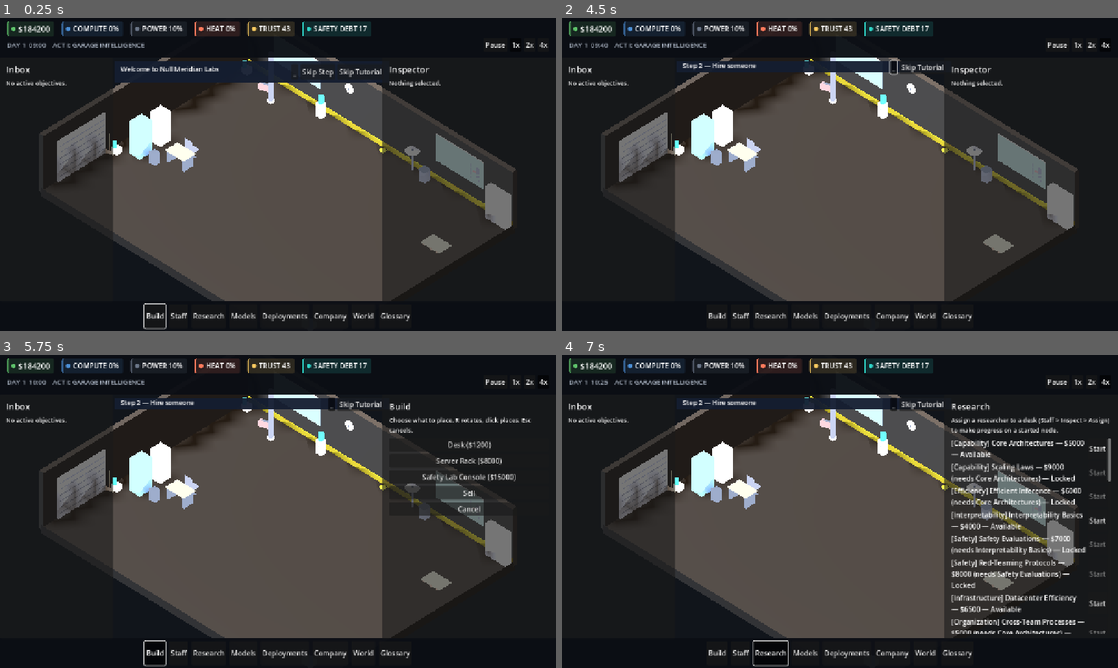
Above: before the commit, frames 1-4 (two rows, left to right).
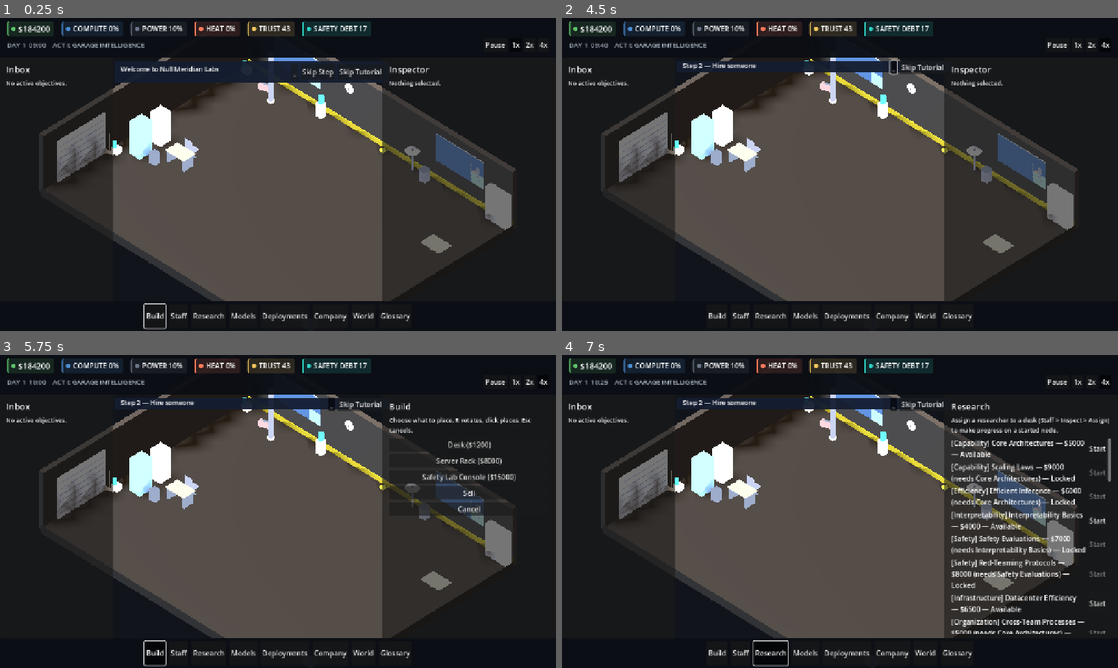
Above: after the commit, the same moments.

Repository: Fartoman94/alignment-pending
Game: Godot game, scene res://scenes/campaign.tscn
Same seed, same stepped clock (60 frames per second), same inputs: the game is played once before the commit and once after it. This scene is started directly instead of the project's main scene.
Inputs:
- Up to frame 1 (0.25 s): no input
- Up to frame 2 (4.5 s): click "Skip Step" at 0.5 s; click "Skip Step" at 1.25 s; click "1x" at 2 s; click "2x" at 2.75 s; click "4x" at 3.5 s; click "_" at 4.25 s
- Up to frame 3 (5.75 s): click "Build" at 5 s
- Up to frame 4 (7 s): click "Staff" at 5.75 s; click "Research" at 6.5 s

The runs differ from the first frame. In frame 1, 0.7% of the frame differs, in the area x 49-87%, y 12-53%; in frame 2, 0.8%; in frame 3, 0.3%; in frame 4, 0.7%.

Commit message:
feat(world): decorative city backdrop visible through office windows [P-KIT-10]
Kit prompt 10 asked for a "decorative, low-cost city layer" — scoped
deliberately to that, not a spatial/explorable city (RealEstateManager
stays the abstract management screen it already is, same reasoning this
project already applies to DatacenterManager; a real explorable city is
a separate, much larger product decision).

New CityBackdrop (SubViewport) bakes a small street scene once per
office build/tier change (render_target_update_mode = UPDATE_ONCE, never
per-frame) using both the new production kit's city assets (cars, a
taller tower) and the original MEGA_ASSET_PACK's own tier-named building
exteriors (imported since that pack's integration, never wired until
now). Scene density scales with the real-estate tier — sparse at
garage, a denser skyline by premium_office/hq_building — and the result
is used as the office windows' texture via Campaign._office_window().

Two real bugs found and fixed by rendering, not by reading the code:
1. SubViewport shares its parent's World3D by default — without
   own_world_3d = true, the street scene's buildings/cars rendered
   directly into the real office instead of into an isolated texture.
2. Using the baked texture as window emission at the old flat-color's
   multiplier overexposed the window to solid white (the backdrop's
   materials are mostly light/pastel) — fixed with a 12% emission scale,
   keeping full-strength albedo for lit detail.

Verified through the real campaign scene at two tiers, and confirmed
"low-cost" held in measured practice: tools/gpu_profile.gd shows no
FPS/draw-call change across all three profiling scenarios.

tools/bootstrap.sh: clean reimport, all 214 smoke tests pass, including
the release-candidate content/provenance validation gate and the real
estate move_to() test (exercises the same tier-rebuild path headless).

Co-Authored-By: Claude Sonnet 5 <noreply@anthropic.com>

Diff:
--- a/game/src/world/campaign.gd
+++ b/game/src/world/campaign.gd
@@ -159,6 +159,15 @@
 ## office" to a "corporate building" (Art Bible's own progression list)
 ## reads as a visible reward, not a purely numeric one.
 var _office_visuals: Node3D
+## Production-kit city layer: a baked (render-once, not per-frame)
+## SubViewport street scene shown through the office windows below —
+## see CityBackdrop's own doc comment for the full "decorative, not a
+## spatial city" scope statement. Lives outside _office_visuals (unlike
+## the walls/windows it feeds) so a tier rebuild can free the old one and
+## build a fresh one for the new tier before the windows that reference
+## its texture are created, without fighting _office_visuals' own
+## clear-all-children loop over the same node.
+var _city_backdrop: CityBackdrop
 
 func _build_office() -> void:
     _office_visuals = Node3D.new()
@@ -176,6 +185,11 @@
         child.queue_free()
     var tier: String = String(RealEstateManager.current_company_tier_def().get("id", "garage"))
     var palette: Dictionary = _office_palette(tier)
+    if _city_backdrop != null:
+        _city_backdrop.queue_free()
+    _city_backdrop = CityBackdrop.new()
+    add_child(_city_backdrop)
+    _city_backdrop.build_for_tier(tier)
     _office_box("Floor", Vector3(0,-0.25,0), Vector3(18,0.5,14), palette["floor"])
     _office_box("BackWall", Vector3(0,1.5,-7), Vector3(18,3.5,0.3), palette["wall"])
     _office_box("LeftWall", Vector3(-9,1.5,0), Vector3(0.3,3.5,14), palette["wall_side"])
@@ -190,8 +204,8 @@
     # "natural light" per the brief's lighting direction, and to give
     # the back wall some silhouette variety instead of one flat plane.
     # Brighter at higher tiers (more/better windows a bigger lease buys).
-    _office_window("BackWallWindowL", Vector3(-5.5, 2.0, -6.82), palette["window_energy"])
-    _office_window("BackWallWindowR", Vector3(5.5, 2.0, -6.82), palette["window_energy"])
+    _office_window("BackWallWindowL", Vector3(-5.5, 2.0, -6.82), palette["window_energy"], _city_backdrop.get_texture())
+    _office_window("BackWallWindowR", Vector3(5.5, 2.0, -6.82), palette["window_energy"], _city_backdrop.get_texture())
     if tier == "garage" or tier == "garage_plus":
         # Mega-asset-pack pass: a real modeled garage door (previously a
         # flat procedural box) — the one concrete, unmistakable "this is
@@ -302,12 +316,29 @@
                 "trim": Color("d97b3f"), "window_energy": 0.6,
             }
 
-func _office_window(name_: String, pos: Vector3, energy: float = 0.6) -> void:
+## city_texture (CityBackdrop's baked, render-once viewport texture) is
+## used as albedo (so the skyline reads under normal scene lighting) plus
+## a much-dimmed emission of the same texture (just enough to still read
+## as "a lit window" from across the room the way the old flat-color
+## glow did, at low ambient light). CITY_EMISSION_SCALE is small and
+## deliberate: the backdrop scene's own materials are mostly light/pastel
+## (white building facades, pale sidewalk) — confirmed by rendering the
+## raw baked texture in isolation — so using it as emission at the same
+## multiplier the old flat "bfe3ff" color used way overexposes the whole
+## window to solid white. The flat emissive color stays as a fallback
+## fill so the window doesn't just go dark before city_texture is ready
+## (SubViewport rendering is a frame or two behind window creation).
+const CITY_EMISSION_SCALE: float = 0.12
+func _office_window(name_: String, pos: Vector3, energy: float = 0.6, city_texture: Texture2D = null) -> void:
     var mi: MeshInstance3D = ProceduralMeshFactory.make_box(name_, Vector3(3.2, 1.6, 0.06), Color("bfe3ff"))
     var mat: StandardMaterial3D = mi.mesh.surface_get_material(0)
     mat.emission_enabled = true
     mat.emission = Color("bfe3ff")
     mat.emission_energy_multiplier = energy
+    if city_texture != null:
+        mat.albedo_texture = city_texture
+        mat.emission_texture = city_texture
+        mat.emission_energy_multiplier = energy * CITY_EMISSION_SCALE
     mi.position = pos
     _office_visuals.add_child(mi)
 
--- /dev/null
+++ b/game/src/world/city_backdrop.gd
@@ -0,0 +1,111 @@
+class_name CityBackdrop
+extends SubViewport
+
+## Production-kit city layer, scoped to the kit's own brief: "decorative,
+## low-cost" (its 10_CITY_AND_REAL_ESTATE.md), not a spatial/explorable
+## city — RealEstateManager stays the deliberate abstract management
+## screen it already is (KNOWN_ISSUES.md/ASSET_PROVENANCE.md's existing
+## "not a literal city map" call, same as DatacenterManager). This is a
+## small baked street scene rendered into a SubViewport once
+## (render_target_update_mode = UPDATE_ONCE, not every frame — genuinely
+## "low-cost", not a second live camera running the whole game) and used
+## as the office windows' texture, so the real-estate tier the player is
+## on shows through the glass: a sparse, empty lot at the garage, a
+## denser skyline by HQ. Same Z-up-authored-in-local-space correction
+## every other mega-pack model needs (StaffAgent/BuildController/
+## Campaign's own _office_model()).
+
+const VIEWPORT_SIZE: Vector2i = Vector2i(512, 256)
+
+## How much city to build, keyed by RealEstateManager's company tier id.
+## "sparse" for the cheap tiers (an empty-lot view, nothing to see yet),
+## "mid" for the middle tiers, "dense" for the top two (a real skyline —
+## the payoff for climbing the Art Bible's "cheap converted office ->
+## corporate building" progression).
+const TIER_RICHNESS: Dictionary = {
+    "garage": "sparse", "garage_plus": "sparse", "small_office": "sparse",
+    "medium_office": "mid",
+    "premium_office": "dense", "hq_building": "dense",
+}
+
+const MODELS := "res://assets/models/mega/architecture/city/"
+
+func _ready() -> void:
+    size = VIEWPORT_SIZE
+    transparent_bg = false
+    render_target_update_mode = SubViewport.UPDATE_ONCE
+    # Without this, a SubViewport shares its parent viewport's World3D by
+    # default — the street scene below would render INTO the real office
+    # (buildings/lamp posts spawning inside the actual room, visible to
+    # the main camera too), not just into this SubViewport's own texture.
+    # Confirmed by rendering without it first: exactly that happened.
+    own_world_3d = true
+
+## Rebuilds the baked street scene for `tier_id` and schedules exactly one
+## render pass. Call before reading get_texture() (the texture is blank
+## until that one pass completes, same one-frame-late tradeoff any
+## SubViewport-as-texture setup has — acceptable for a decorative view,
+## not worth a loading-state workaround).
+func build_for_tier(tier_id: String) -> void:
+    for child in get_children():
+        child.queue_free()
+    var env_node := WorldEnvironment.new()
+    var env := Environment.new()
+    env.background_mode = Environment.BG_COLOR
+    env.background_color = Color("7c93b0")
+    env.ambient_light_source = Environment.AMBIENT_SOURCE_COLOR
+    env.ambient_light_color = Color("c8d4e6")
+    env.ambient_light_energy = 0.85
+    env_node.environment = env
+    add_child(env_node)
+    var sun := DirectionalLight3D.new()
+    sun.rotation_degrees = Vector3(-50, -40, 0)
+    sun.light_energy = 1.1
+    add_child(sun)
+
+    var richness: String = String(TIER_RICHNESS.get(tier_id, "sparse"))
+    _build_street(richness)
+
+    var cam := Camera3D.new()
+    cam.position = Vector3(0, 1.7, 6.0)
+    cam.rotation_degrees = Vector3(-2.0, 0.0, 0.0)
+    cam.fov = 55.0
+    add_child(cam)
+    render_target_update_mode = SubViewport.UPDATE_ONCE
+
+func _place(model_name: String, pos: Vector3, y_rot_deg: float = 0.0) -> void:
+    var packed: PackedScene = load(MODELS + model_name + ".glb")
+    if packed == null:
+        push_error("CityBackdrop: could not load '%s'" % model_name)
+        return
+    var facing := Node3D.new()
+    facing.position = pos
+    facing.rotation_degrees = Vector3(0.0, y_rot_deg, 0.0)
+    add_child(facing)
+    var inst: Node3D = packed.instantiate()
+    inst.rotation_degrees = Vector3(-90.0, 0.0, 0.0)
+    facing.add_child(inst)
+
+func _build_street(richness: String) -> void:
+    _place("sidewalk_tile", Vector3(0, 0, 2))
+    _place("road_straight", Vector3(0, -0.02, 5))
+    match richness:
+        "sparse":
+            _place("small_building_exterior", Vector3(-2.0, 0, -4.0))
+            _place("lamp_post", Vector3(2.5, 0, 1.0))
+        "mid":
+            _place("small_building_exterior", Vector3(-4.0, 0, -5.0))
+            _place("mid_building_exterior", Vector3(0.0, 0, -6.0))
+            _place("lamp_post", Vector3(3.0, 0, 1.0))
+            _place("tree_city", Vector3(4.2, 0, -0.5))
+            _place("car_blue", Vector3(1.0, 0, 4.2), 90.0)
+        "dense":
+            _place("mid_building_exterior", Vector3(-4.5, 0, -6.0))
+            _place("hq_building_exterior", Vector3(0.0, 0, -7.0))
+            _place("tower", Vector3(4.5, 0, -6.5))
+            _place("lamp_post", Vector3(3.0, 0, 1.0))
+            _place("lamp_post", Vector3(-3.0, 0, 1.0))
+            _place("tree_city", Vector3(-4.2, 0, -0.5))
+            _place("park_bench", Vector3(-2.0, 0, 1.5), 180.0)
+            _place("car_orange", Vector3(1.0, 0, 4.2), 90.0)
+            _place("delivery_van", Vector3(-1.5, 0, 4.4), -90.0)
Binary file added: game/assets/models/mega/architecture/city/car_blue.glb
Not shown, added: game/assets/models/mega/architecture/city/car_blue.glb.import
Binary file added: game/assets/models/mega/architecture/city/car_orange.glb
Not shown, added: game/assets/models/mega/architecture/city/car_orange.glb.import
Binary file added: game/assets/models/mega/architecture/city/delivery_van.glb
Not shown, added: game/assets/models/mega/architecture/city/delivery_van.glb.import
Binary file added: game/assets/models/mega/architecture/city/tower.glb
Not shown, added: game/assets/models/mega/architecture/city/tower.glb.import
Not shown, added: game/src/world/city_backdrop.gd.uid
Not shown, changed: docs/art/MEGA_ASSET_INTEGRATION_REPORT.md
Not shown, changed: docs/legal/ASSET_PROVENANCE.md
Not shown, changed: docs/performance/REAL_GPU_PROFILE.md
(and 1 more such lines)
